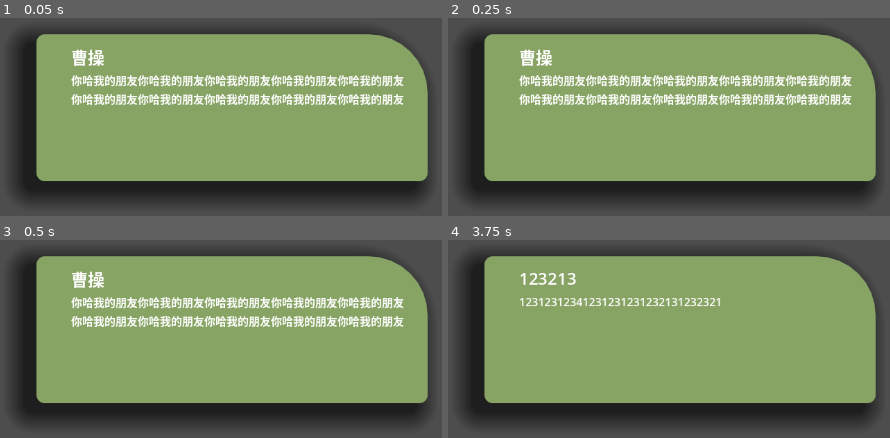
Above: before the commit, frames 1-4 (two rows, left to right).
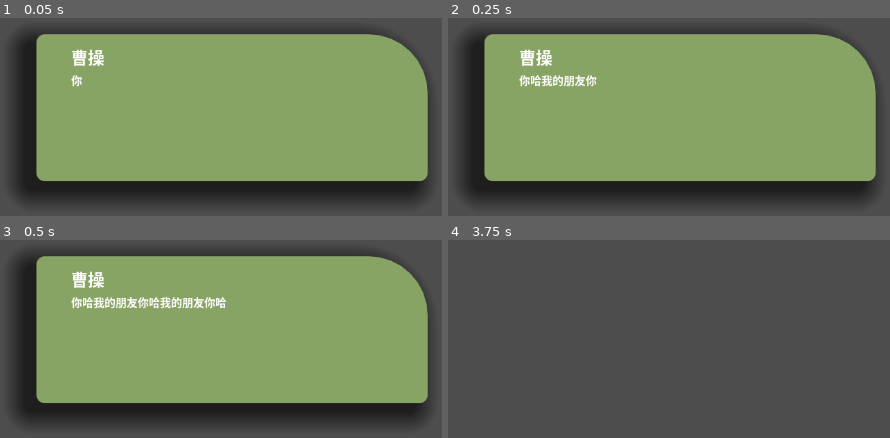
Above: after the commit, the same moments.

Repository: prismaticboy/nvl
Game: Godot game, scene res://test/dialog/diag_UI.tscn
Same seed, same stepped clock (60 frames per second), same inputs: the game is played once before the commit and once after it.
Inputs (mouse positions are in pixels of both pictures, inside the frame that each line leads up to):
- Up to frame 1 (0.05 s): no input
- Up to frame 2 (0.25 s): no input
- Up to frame 3 (0.5 s): no input
- Up to frame 4 (3.75 s): move the mouse to (outside the picture) at 0.52 s; click (outside the picture) at 0.67 s; tap Enter at 1.25 s; move the mouse to (outside the picture) at 1.27 s; click (outside the picture) at 1.42 s; move the mouse to (outside the picture) at 2.02 s; click (outside the picture) at 2.17 s; tap Space at 2.75 s; move the mouse to (633, 307) at 2.77 s; click (633, 307) at 2.92 s; move the mouse to (outside the picture) at 3.52 s; click (outside the picture) at 3.67 s

The runs differ from the first frame. In frame 1, 5.7% of the frame differs, in the area x 16-92%, y 28-44%; in frame 2, 5.1%; in frame 3, 4.5%; in frame 4, 78%, in the area x 3-97%, y 7-93%.
Error before the commit: Invalid access of index '5' on a base object of type: 'Array[dialog]'. (res://test/dialog/diag_ui.gd:13)

Commit message:
dialog test

Diff:
--- a/project.godot
+++ b/project.godot
@@ -14,3 +14,15 @@
 run/main_scene="res://test/dialog/diag_UI.tscn"
 config/features=PackedStringArray("4.3", "Forward Plus")
 config/icon="res://icon.svg"
+
+[autoload]
+
+DialogueManager="*res://addons/dialogue_manager/dialogue_manager.gd"
+
+[editor_plugins]
+
+enabled=PackedStringArray("res://addons/dialogue_manager/plugin.cfg")
+
+[internationalization]
+
+locale/translations_pot_files=PackedStringArray("res://test/dialog/dialogue.dialogue")
--- a/test/dialog/assert/day1_morning.tres
+++ b/test/dialog/assert/day1_morning.tres
@@ -7,36 +7,31 @@
 script = ExtResource("1_1l5nx")
 character_name = "曹操"
 content = "你哈我的朋友你哈我的朋友你哈我的朋友你哈我的朋友你哈我的朋友你哈我的朋友你哈我的朋友你哈我的朋友你哈我的朋友你哈我的朋友"
-location = Vector2(0, 0)
-animation = ""
+show = []
 
 [sub_resource type="Resource" id="Resource_tgieq"]
 script = ExtResource("1_1l5nx")
 character_name = "OK"
 content = "ASASASASASAASASASASASAASASASASASAASASASASASAASASASASASAASASASASASA"
-location = Vector2(0, 0)
-animation = ""
+show = []
 
 [sub_resource type="Resource" id="Resource_pcxw7"]
 script = ExtResource("1_1l5nx")
 character_name = "asdasd"
 content = "asdasdasdasdasdadsadadasdsadasd"
-location = Vector2(0, 0)
-animation = ""
+show = []
 
 [sub_resource type="Resource" id="Resource_upkgp"]
 script = ExtResource("1_1l5nx")
 character_name = "cxvcx"
 content = "xcvxcvcvxcvxcvcxvxcvxcvxcvxc"
-location = Vector2(0, 0)
-animation = ""
+show = []
 
 [sub_resource type="Resource" id="Resource_qm3vr"]
 script = ExtResource("1_1l5nx")
 character_name = "123213"
 content = "12312312341231231231232131232321"
-location = Vector2(0, 0)
-animation = ""
+show = []
 
 [resource]
 script = ExtResource("2_d5vlq")
--- a/test/dialog/diag_UI.tscn
+++ b/test/dialog/diag_UI.tscn
@@ -16,6 +16,43 @@
 
 [sub_resource type="Theme" id="Theme_17a6j"]
 Panel/styles/panel = SubResource("StyleBoxFlat_aw26x")
+
+[sub_resource type="Animation" id="Animation_oecnh"]
+length = 0.001
+tracks/0/type = "value"
+tracks/0/imported = false
+tracks/0/enabled = true
+tracks/0/path = NodePath("content:visible_ratio")
+tracks/0/interp = 1
+tracks/0/loop_wrap = true
+tracks/0/keys = {
+"times": PackedFloat32Array(0),
+"transitions": PackedFloat32Array(1),
+"update": 0,
+"values": [1.0]
+}
+
+[sub_resource type="Animation" id="Animation_fhpgf"]
+resource_name = "show"
+length = 2.0
+tracks/0/type = "value"
+tracks/0/imported = false
+tracks/0/enabled = true
+tracks/0/path = NodePath("content:visible_ratio")
+tracks/0/interp = 1
+tracks/0/loop_wrap = true
+tracks/0/keys = {
+"times": PackedFloat32Array(0, 2),
+"transitions": PackedFloat32Array(1, 1),
+"update": 0,
+"values": [0.0, 1.0]
+}
+
+[sub_resource type="AnimationLibrary" id="AnimationLibrary_l8h0d"]
+_data = {
+"RESET": SubResource("Animation_oecnh"),
+"show": SubResource("Animation_fhpgf")
+}
 
 [node name="DiagUi" type="Control" node_paths=PackedStringArray("char_name", "char_content")]
 layout_mode = 3
@@ -50,3 +87,8 @@
 offset_bottom = 192.0
 text = "你好啊我的朋友！你好啊我的朋友！你好啊我的朋友！你好啊我的朋友！你好啊我的朋友！你好啊我的朋友！你好啊我的朋友！你好啊我的朋友！你好啊我的朋友！你好啊我的朋友！你好啊我的朋友！你好啊我的朋友！你好啊我的朋友！你好啊我的朋友！你好啊我的朋友！你好啊我的朋友！你好啊我的朋友！你好啊我的朋友！！你好啊我的朋友！你好啊我的朋友！你好啊我的朋友！"
 autowrap_mode = 3
+
+[node name="AnimationPlayer" type="AnimationPlayer" parent="Panel"]
+libraries = {
+"": SubResource("AnimationLibrary_l8h0d")
+}
--- a/test/dialog/diag_ui.gd
+++ b/test/dialog/diag_ui.gd
@@ -8,13 +8,32 @@
 @export var dialog_day1:dialog_group
 
 var dialog_index=0
+var type_time = 0.025
+var pressed=false
 
 func diaplay_next_dialog():
+
+	if dialog_index>=len(dialog_day1.dialog_list):
+		visible = false
+		return
 	var dialog_1:=dialog_day1.dialog_list[dialog_index]
+
 	char_name.text=dialog_1.character_name
 	char_content.text=dialog_1.content
+	if $Panel/AnimationPlayer.is_playing():
+		$Panel/AnimationPlayer.play("RESET")
+		$Panel/AnimationPlayer.stop()
+	else:
+		$Panel/AnimationPlayer.playback_default_blend_time=(type_time*dialog_1.content.length())
+		$Panel/AnimationPlayer.play("show")
+	dialog_index+=1
 
-	dialog_index+=1
+
+
+
+
+
+	#dialog_index+=1
 
 func _ready() -> void:
 	diaplay_next_dialog()
@@ -23,4 +42,4 @@
 
 func _input(event: InputEvent) -> void:
 	if event is InputEventMouseButton and event.button_index==MOUSE_BUTTON_LEFT and event.pressed:
-		diaplay_next_dialog()
+			diaplay_next_dialog()
--- a/test/dialog/dialog.gd
+++ b/test/dialog/dialog.gd
@@ -5,4 +5,5 @@
 @export var character_name :String
 @export var content :String
 @export var avatar :Texture
-@export var animation :String
+@export var animation :Resource
+@export var show:Array
Not shown, changed: icon.svg.import
Not shown: 1 places in test/dialog/diag_UI.tscn that only renumber resources
Not shown, added: test/dialog/dialogue.dialogue
Not shown, added: test/dialog/dialogue.dialogue.import
